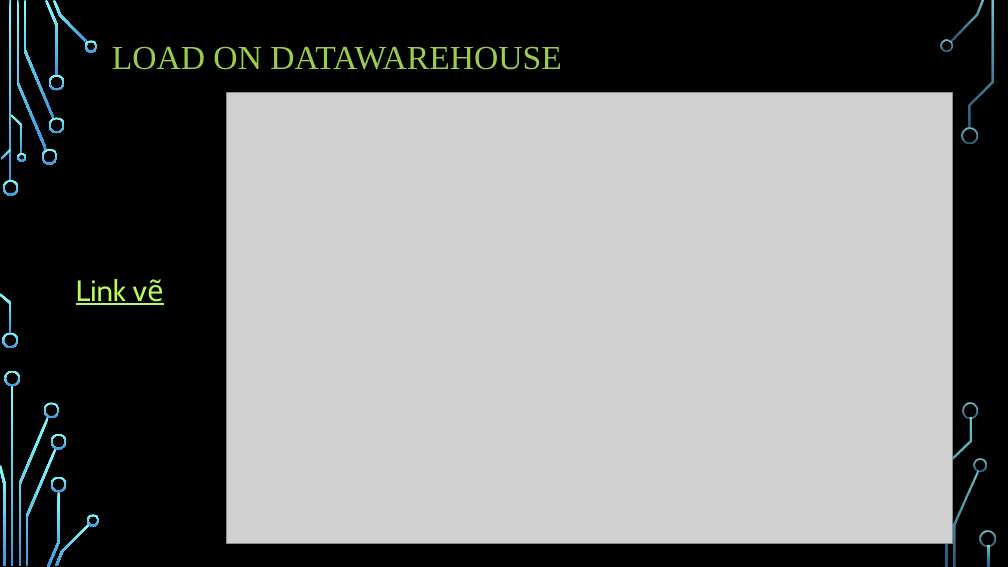
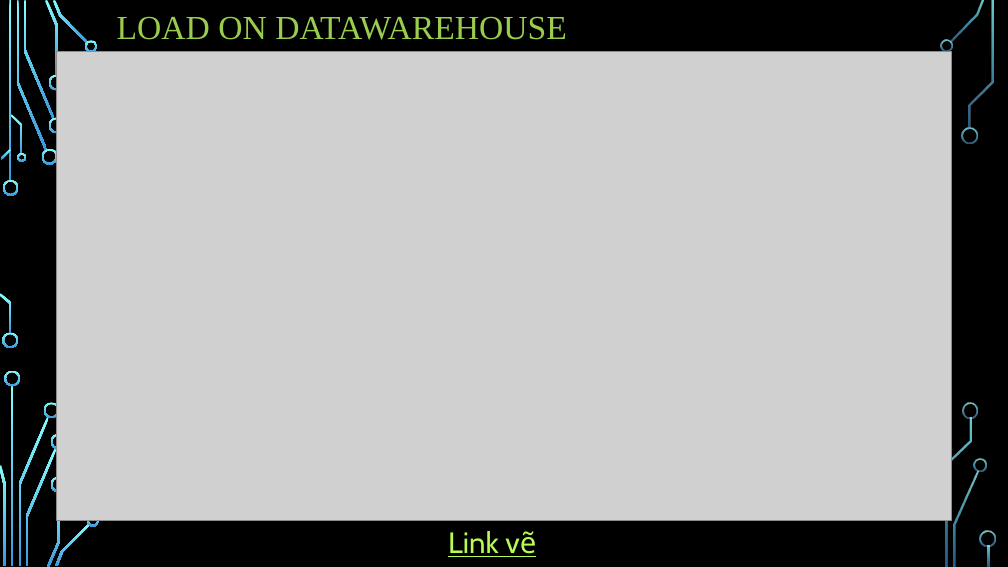
Before and after one commit to CaoTrungVinh/DataWareHouse, a slide deck: slide 7 of Datawarehouse.pptx (slide 6 before the commit). Drawn at 1008x567 pixels with LibreOffice and Linux fonts; fonts in the diff are those of the drawing; grey boxes stand for pictures; background and template pictures are left out. Boxes give left, top, right and bottom in pixels: in the first picture for what was removed or moved away, otherwise in the second. Text is boxed around its words. In the diff, an @@ line names an element or a change of style, - is before the commit and + after.

```diff
--- a/Datawarehouse.pptx
+++ b/Datawarehouse.pptx
@@ title "LOAD ON DATAWAREHOUSE": place and size @@
-title "LOAD ON DATAWAREHOUSE" at (112, 46, 561, 70)
+title "LOAD ON DATAWAREHOUSE" at (117, 16, 566, 40)
@@ picture: place and size @@
-picture at (227, 92, 952, 544)
+picture at (57, 51, 952, 520)
@@ text "Link vẽ": place and size @@
-text "Link vẽ" at (76, 279, 164, 305)
+text "Link vẽ" at (448, 531, 536, 557)
```
Also in this commit, not shown: 3 other slides changed, 3 slides added, 41 other files.
